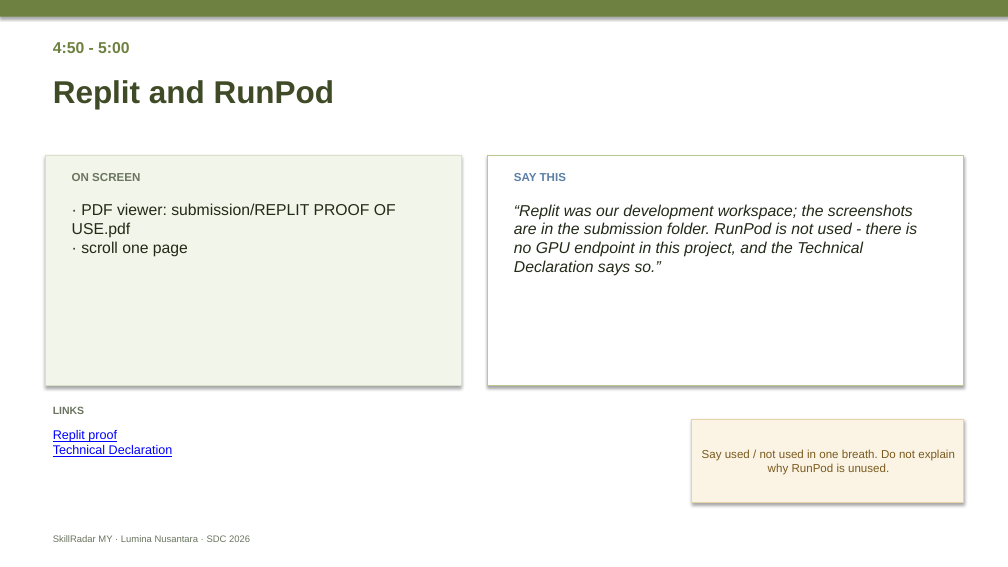
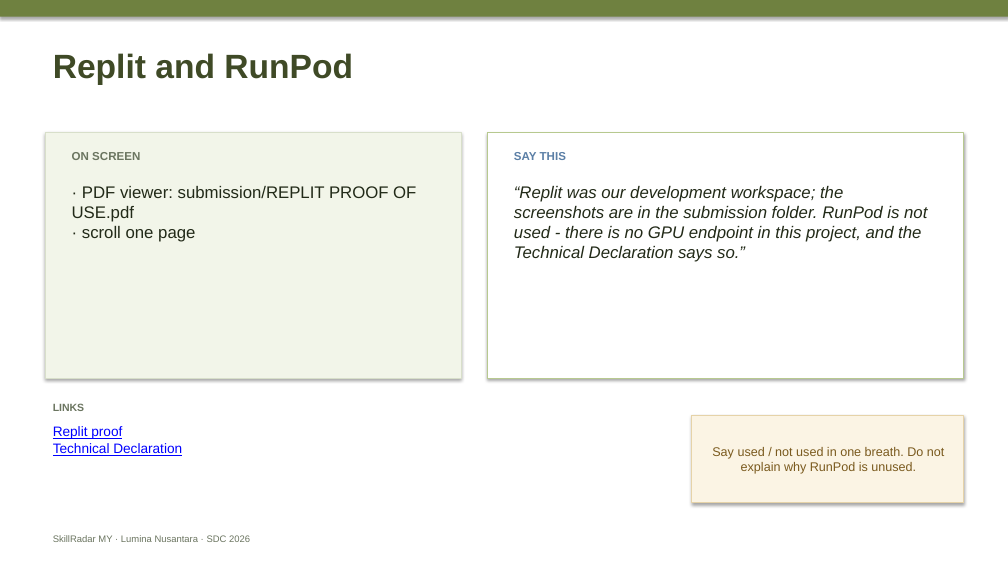
Before and after one commit to douyinlin/sdc2026-lumina-nusantara, a slide deck: slide 4 of team/CUE_DECK_4min10_to_6min.pptx (slide 5 before the commit). Drawn at 1008x567 pixels with LibreOffice and Linux fonts; fonts in the diff are those of the drawing. Boxes give left, top, right and bottom in pixels: in the first picture for what was removed or moved away, otherwise in the second. Text is boxed around its words. In the diff, an @@ line names an element or a change of style, - is before the commit and + after.

```diff
--- a/team/CUE_DECK_4min10_to_6min.pptx
+++ b/team/CUE_DECK_4min10_to_6min.pptx
@@ text "Replit and RunPod" moved from (x1=53, y1=80, x2=335, y2=109) to (x1=53, y1=53, x2=353, y2=85) @@
@@ text "Replit and RunPod" at (x1=53, y1=53, x2=353, y2=85): size 30 to 32 pt @@
@@ text removed at (x1=53, y1=42, x2=130, y2=53) @@
-4:50 - 5:00
@@ rectangle resized from (x1=45, y1=155, x2=461, y2=386) to (x1=45, y1=132, x2=461, y2=378) @@
@@ text "ON SCREEN" moved from (x1=72, y1=173, x2=140, y2=181) to (x1=72, y1=152, x2=140, y2=160) @@
@@ rectangle resized from (x1=488, y1=155, x2=964, y2=386) to (x1=488, y1=132, x2=964, y2=378) @@
@@ text "SAY THIS" moved from (x1=514, y1=173, x2=566, y2=181) to (x1=514, y1=152, x2=566, y2=160) @@
@@ text "· PDF viewer: submission/REPLIT PROOF ..." moved from (x1=72, y1=203, x2=396, y2=257) to (x1=72, y1=186, x2=416, y2=242) @@
@@ text "· PDF viewer: submission/REPLIT PROOF ..." at (x1=72, y1=186, x2=416, y2=242): size 15 to 16 pt @@
@@ text "“Replit was our development workspace; ..." at (x1=514, y1=186, x2=927, y2=262): size 15 to 16 pt @@
@@ text "“Replit was our development workspace; ..." moved from (x1=514, y1=204, x2=917, y2=276) to (x1=514, y1=186, x2=927, y2=262) @@
@@ rectangle "Say used / not used ..." resized from (x1=692, y1=420, x2=964, y2=503) to (x1=692, y1=416, x2=964, y2=503) @@
@@ rectangle "Say used / not used ..." at (x1=692, y1=416, x2=964, y2=503): size 11 to 12 pt @@
@@ text "Replit proof" at (x1=53, y1=426, x2=182, y2=456): size 12 to 13 pt @@
```
Also in this commit, not shown: 6 other slides changed, 1 slide removed, 2 other files.
